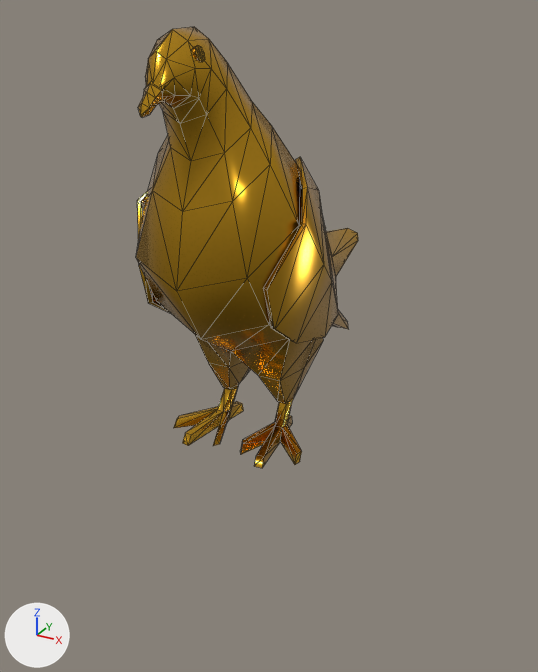
The glTF model public/assets/models/gold/peace.glb: old version first, new version second.
The view is the same before and after, from a camera (50 mm lens) standing at (0.879, -1.598, 0.532) and looking at (0.007, -0.013, -0.261). Arrows for +X, +Y and +Z are at lower left; the lights stay in place. The picture after the commit comes second. Mesh edges are drawn as thin lines. Where no turn or scale is listed for an object, it has been applied to the vertices.

Objects in the first picture: 'Geo_Dove'.
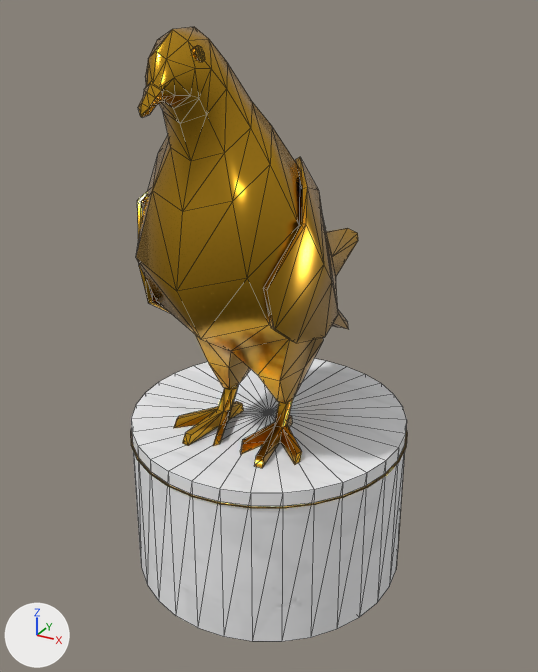
The newer file is also rescaled (x0.688), turned or shifted as a whole; pictures and numbers use the older file's frame.

Changed parts and their boxes [x1, y1, x2, y2] in the pictures (538 x 672 px):
'marble_column', added
    after: [131, 359, 407, 642]
'gold_inlay_ring', added
    after: [131, 429, 407, 509]

The change, as a list of edits to the scene's bpy script:
```text
Add img_image_0:
    img_image_0 = load_image('Image_0', '_unpacked/Image_0', 384, 72, 'sRGB')
Add mat_base__polished_gold:
    mat_base__polished_gold = principled_material('base__polished_gold')
    mat_base__polished_gold.base_color = (0.694, 0.376, 0.0252)  # orange #d9a52c
    mat_base__polished_gold.metallic = 0.95
    mat_base__polished_gold.roughness = 0.19
Add mat_base__white_marble:
    mat_base__white_marble = bpy.data.materials.new('base__white_marble')
    # colours: white #fcfcfd
    # uses the picture img_image_0
Add me_mesh_2:
    me_mesh_2.from_pydata(...)  # a torus around z (ring radius 0.382, tube radius 0.003) spanning x -0.385..0.385, y -0.385..0.385, z -0.003..0.003
    me_mesh_2.materials.append(mat_base__polished_gold)  # orange #d9a52c
Add me_mesh_1:
    me_mesh_1.from_pydata(...)  # a 32-sided cut cone along z (radius 0.386 at the low end, 0.38 at the high end) spanning x -0.386..0.386, y -0.386..0.386, z -0.227..0.227
    me_mesh_1.materials.append(mat_base__white_marble)
Add ob_gold_inlay_ring:
    ob_gold_inlay_ring = bpy.data.objects.new('gold_inlay_ring', me_mesh_2)
    ob_gold_inlay_ring.location = (0.0, 0.0, -0.541)
Add ob_marble_column:
    ob_marble_column = bpy.data.objects.new('marble_column', me_mesh_1)
    ob_marble_column.location = (0.0, 0.0, -0.727)
```
